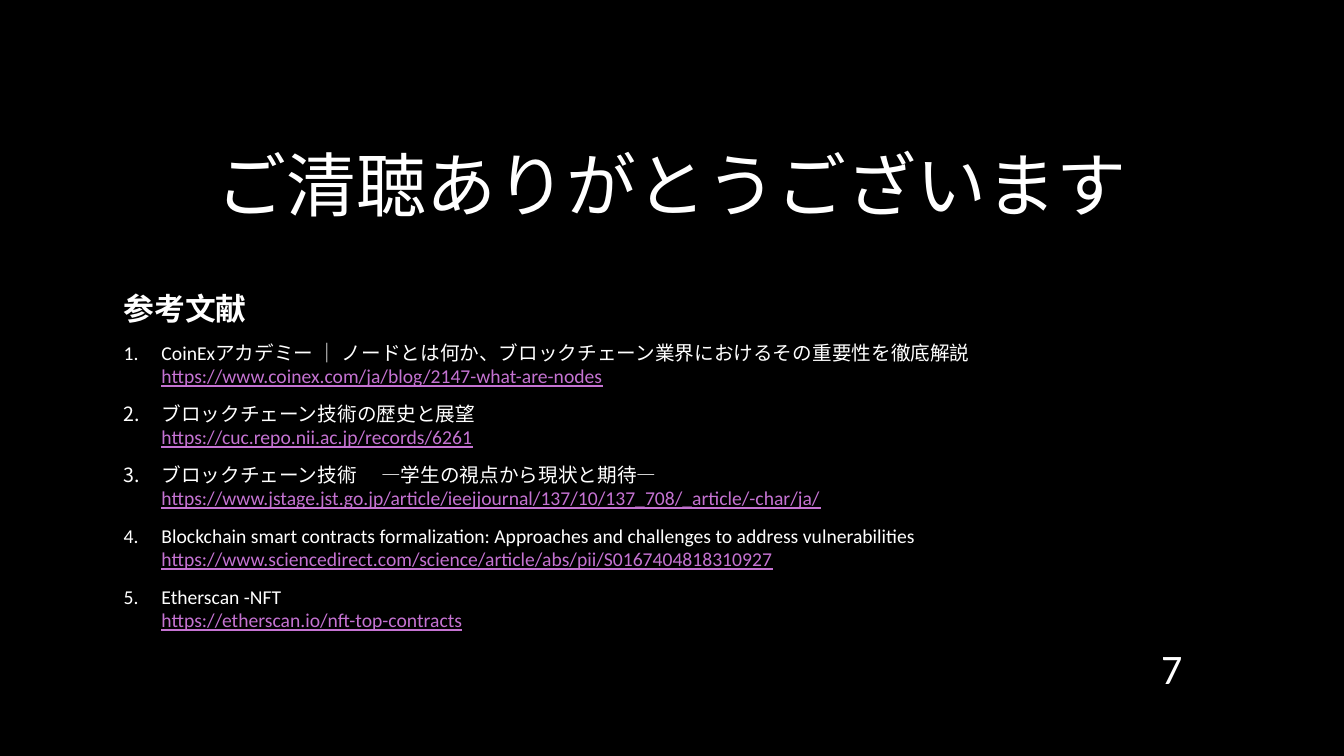
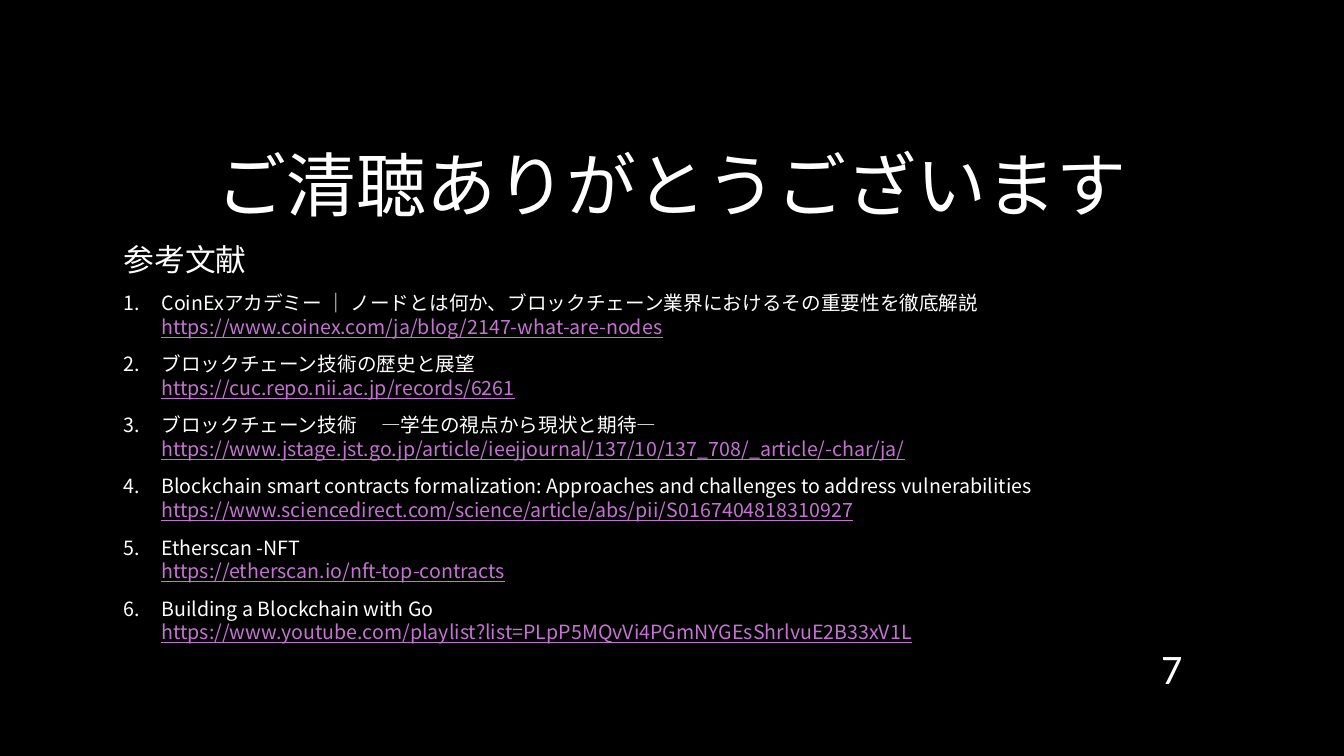
Before and after one commit to cyrusmanosa/Ecc-Year-3, a slide deck: slide 7 of Y3-Sem1/ITゼミ演習１/SK3A04文家俊_5月発表.pptx. Drawn at 1344x756 pixels with LibreOffice and Linux fonts; fonts in the diff are those of the drawing; background and template pictures are left out. Boxes give left, top, right and bottom in pixels: in the first picture for what was removed or moved away, otherwise in the second. Text is boxed around its words. In the diff, an @@ line names an element or a change of style, - is before the commit and + after.

```diff
--- a/Y3-Sem1/ITゼミ演習１/SK3A04文家俊_5月発表.pptx
+++ b/Y3-Sem1/ITゼミ演習１/SK3A04文家俊_5月発表.pptx
@@ text at box(124, 245, 1032, 583): font Calibri to Noto Sans CJK JP in "参考文献", "CoinExアカデミー ｜ ノードとは何か、ブロックチェーン業界におけるその重要性を徹底解説 https://www.c ...", "ブロックチェーン技術の歴史と展望 https://cuc.repo.nii.ac.jp/records/6261", "ブロックチェーン技術 —学生の視点から現状と期待— https://www.jstage.jst.go.jp/artic ..." and 2 more places; bold off in "参考文献" @@
@@ text at box(161, 600, 911, 644): paragraph added @@
+6. Building a Blockchain with Go
+   https://www.youtube.com/playlist?list=PLpP5MQvVi4PGmNYGEsShrlvuE2B33xV1L
```
Also in this commit, not shown: 4 other slides changed, 1 slide added, 1 slide removed, 19 other files.
